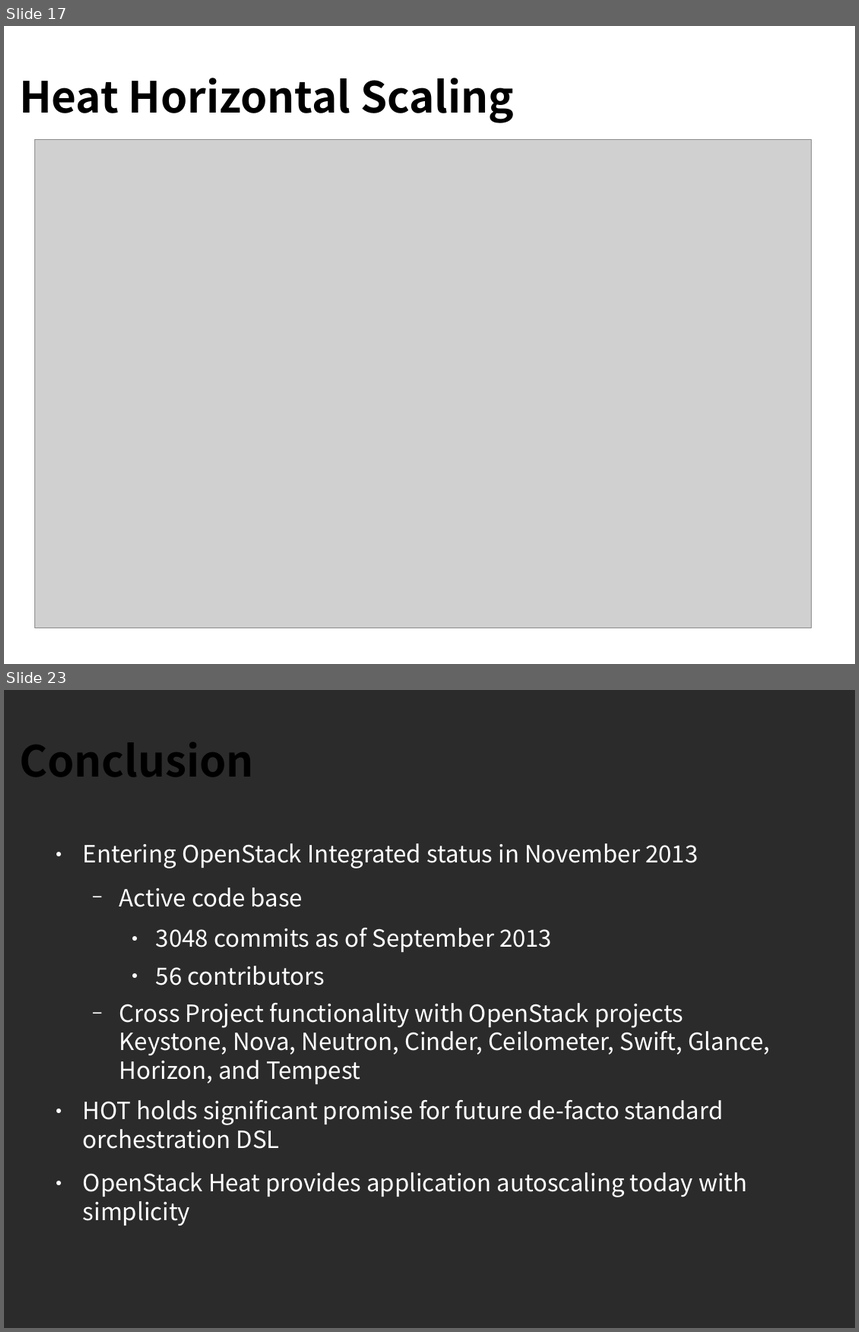
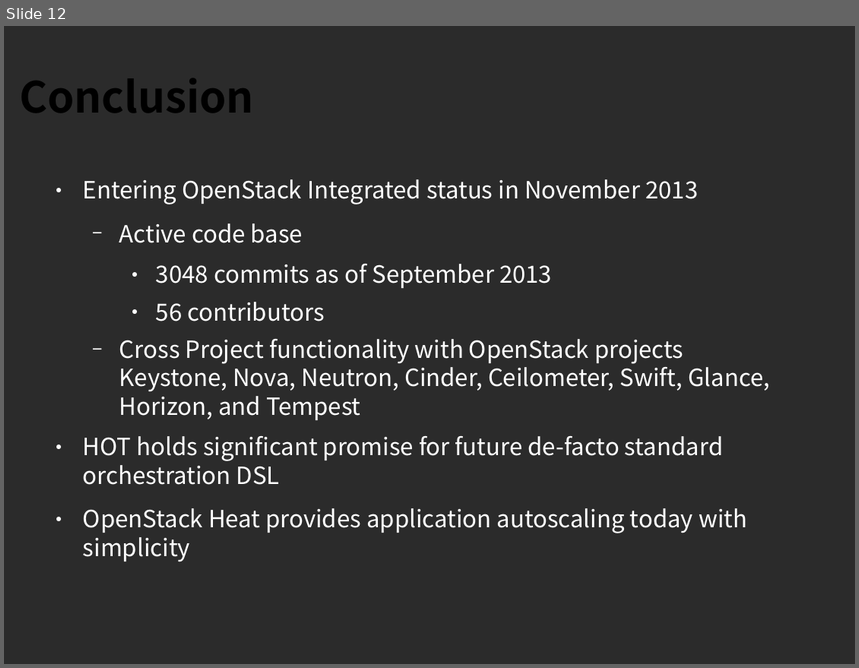
Before and after one commit to sdake/slides, a slide deck: sdake-cloudopen-heat-2013-09/heat-cloudopen-final.odp. Shown one above the other, each under a label of ours: slides 17 and 23 before the commit, slide 12 after it; the slides between them are not shown. The pictures are 859x1332 and 859x668 pixels, drawn with LibreOffice and Linux fonts; fonts in the diff are those of the drawing; grey boxes stand for pictures; background and template pictures are left out; a plain dark background stands for a picture behind light text. Boxes give left, top, right and bottom in pixels: in the first picture for what was removed or moved away, otherwise in the second. Text is boxed around its words. In the diff, an @@ line names an element or a change of style, - is before the commit and + after.

```diff
--- a/sdake-cloudopen-heat-2013-09/heat-cloudopen-final.odp
+++ b/sdake-cloudopen-heat-2013-09/heat-cloudopen-final.odp
@@ slide 17 removed at (x1=4, y1=26, x2=855, y2=664), background picture (left out) @@
@@ title removed at (x1=19, y1=78, x2=514, y2=123) @@
-Heat Horizontal Scaling
@@ picture removed at (x1=35, y1=139, x2=812, y2=629) @@
@@ what was slide 23 is now slide 12 @@
```
Also in this commit, not shown: 3 slides changed, 10 other slides removed, 2 other files.
